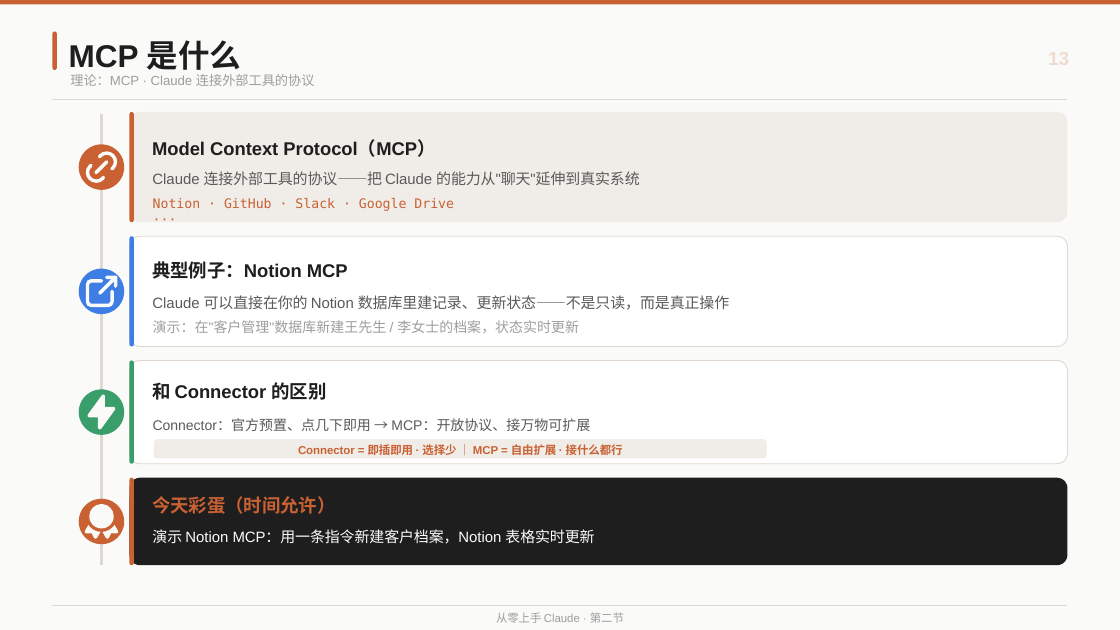
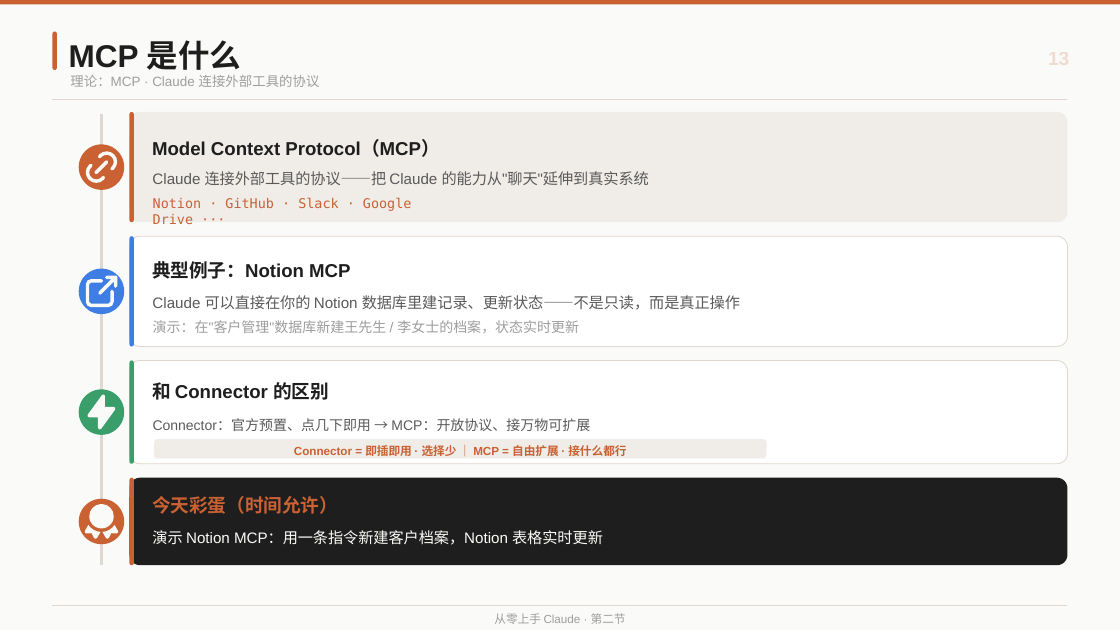
Before and after one commit to austinxyz/course-portal, a slide deck: slide 13 of dl/claude_course_s2.pptx. Drawn at 1120x630 pixels with LibreOffice and Linux fonts; fonts in the diff are those of the drawing. Boxes give left, top, right and bottom in pixels: in the first picture for what was removed or moved away, otherwise in the second. Text is boxed around its words. In the diff, an @@ line names an element or a change of style, - is before the commit and + after.

```diff
--- a/dl/claude_course_s2.pptx
+++ b/dl/claude_course_s2.pptx
@@ text "理论：MCP · Claude 连接外部工具的协议" at box(70, 75, 320, 87): size 11.2 to 11.5 pt @@
@@ text "Notion · GitHub · Slack ..." at box(153, 197, 412, 224): size 11.2 to 11.5 pt @@
@@ text "Connector = 即插即用 · 选择少 ..." at box(294, 445, 626, 459): size 9.8 to 10 pt @@
@@ size 15.8 to 16 pt in 4 elements at box(152, 140, 439, 157), box(152, 261, 350, 279), box(152, 382, 329, 400), box(152, 496, 338, 514) @@
@@ size 12.8 to 13 pt in 3 elements at box(152, 171, 649, 185), box(152, 295, 740, 310), box(152, 530, 603, 545) @@
@@ text "从零上手 Claude · 第二节" at box(494, 613, 626, 624): size 9.8 to 10 pt @@
```
Also in this commit, not shown: 22 other slides changed, 3 other files.
